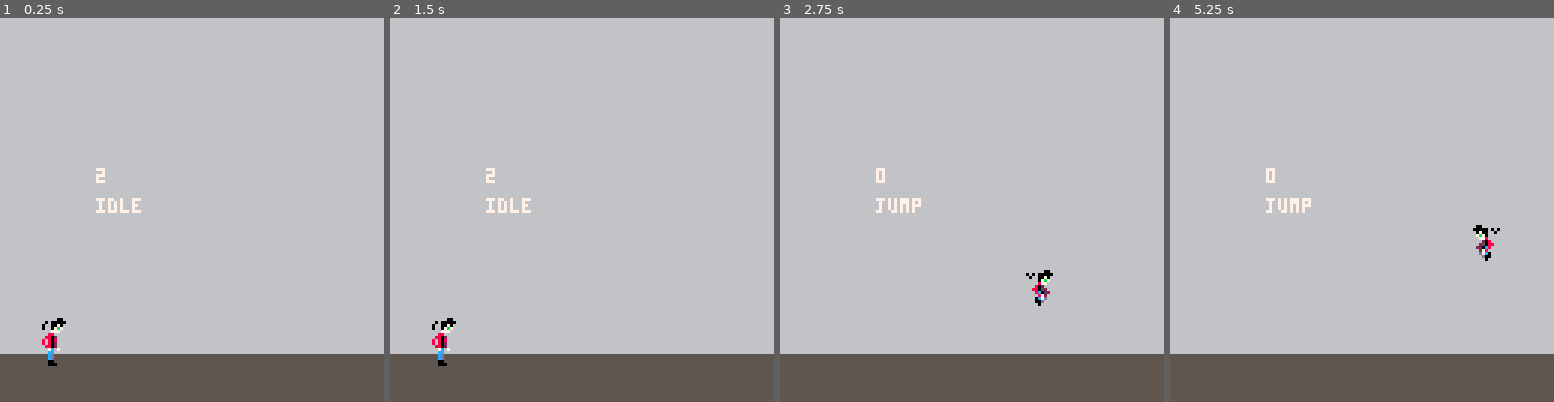
Above: before the commit, frames 1-4 (left to right).
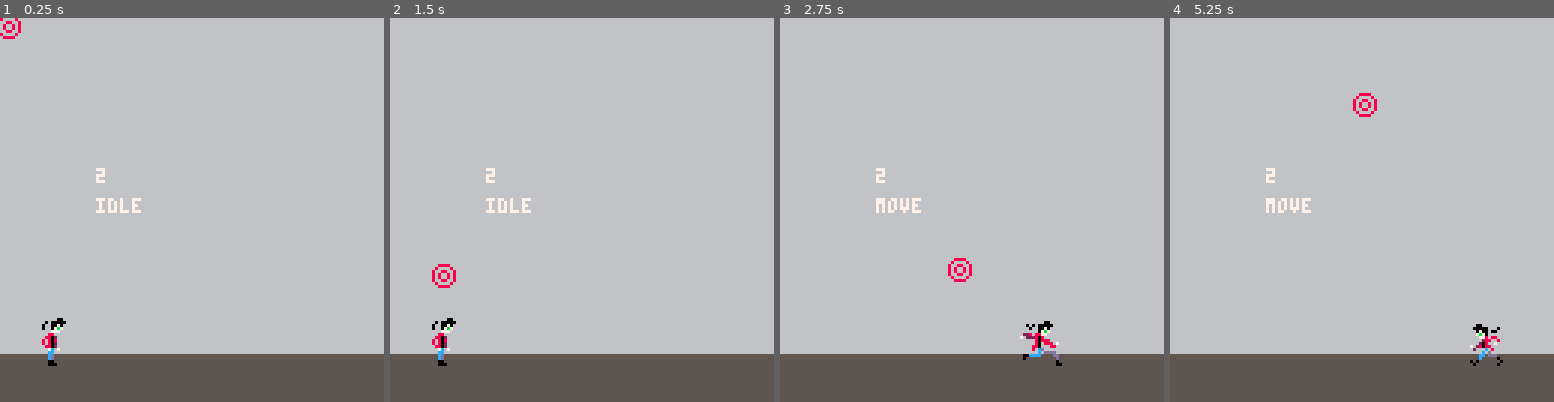
Above: after the commit, the same moments.

Repository: imELVEE/evils-edge
Game: PICO-8 cartridge simple-gravity.p8
Two runs of this game, one before a commit and one after it. Both use one fixed random seed, a clock stepped at 60 frames per second and the inputs below.
Inputs (mouse positions are in pixels of both pictures, inside the frame that each line leads up to):
- Up to frame 1 (0.25 s): no input
- Up to frame 2 (1.5 s): click (670, 121) at 0.67 s; click (436, 267) at 1.22 s
- Up to frame 3 (2.75 s): hold Right 1.6-2.1 s; click (887, 114) at 1.77 s; hold Up 2.15-2.42 s; click (952, 259) at 2.32 s; hold Right from 2.47 s (still down)
- Up to frame 4 (5.25 s): click (1404, 106) at 2.87 s; release Right at 3.03 s; hold Left 3.08-3.58 s; click (1465, 256) at 3.42 s; click (1231, 102) at 3.97 s; hold Right 4.02-4.68 s; click (1292, 248) at 4.52 s; hold Up 4.73-5.03 s; click (1354, 94) at 5.07 s; hold Left from 5.08 s (still down)

The runs differ from the first frame. In frame 1, 0.1% of the frame differs, in the area x 0-6%, y 0-6%; in frame 2, 0.2%; in frame 3, 1.0%, in the area x 25-74%, y 39-91%; in frame 4, 0.9%.

Commit message:
mouse targetting, i forgot to save

Diff:
--- a/simple-gravity.p8
+++ b/simple-gravity.p8
@@ -5,6 +5,7 @@
 	cls()
 	floor = 100
 	init_player()
+	mouse.init()
 end
 
 function _update()
@@ -17,6 +18,7 @@
 	cls()
 	map()
 	draw_sprite(player)
+	draw_target()
 	print(player.state,32,60, 7)
 	print(player.jumps,32,50, 7)
 end
@@ -81,6 +83,11 @@
 			unit.jump_frame = 1
 		end
 	end
+end
+
+function draw_target()
+	mx,my = mouse.pos()
+	spr(1,mx,my)
 end
 -->8
 // char logic
@@ -118,21 +125,19 @@
 	// randomize jump every call on floor
 	if (unit.y == floor) then
 		unit.jump_style = rnd(unit.jump_frames)
-	end
-
-	// double jump reset
-	if (unit.jumps > 0 and btn(2) and unit.jump_cycle > 2) then
-		unit.jump_style = rnd(unit.jump_frames)
-		unit.jumps = 0
-		unit.jump_cycle = 0;
+		unit.jumps = 2
 	end
 
 	// initial jump
 	if (btn(2)) then
 		unit.state = 'jump'
-		if (unit.jumps == 2) then
-			unit.jumps = 1
-		end
+	end
+
+	// double jump reset
+	if (unit.jumps > 0 and btnp(2)) then
+		unit.jump_style = rnd(unit.jump_frames)
+		unit.jumps -= 1
+		unit.jump_cycle = 0
 	end
 
 	// jump gravity
@@ -186,15 +191,39 @@
 	}
 	return player
 end
+-->8
+//mouse
+//from: https://www.lexaloffle.com/bbs/?tid=3549
+
+mouse = {
+  init = function()
+    poke(0x5f2d, 1)
+  end,
+  -- return int:x, int:y, onscreen:bool
+  pos = function()
+    local x,y = stat(32)-1,stat(33)-1
+    return stat(32)-1,stat(33)-1
+  end,
+  -- return int:button [0..4]
+  -- 0 .. no button
+  -- 1 .. left
+  -- 2 .. right
+  -- 4 .. middle
+  button = function()
+    return stat(34)
+  end,
+}
+
+
 __gfx__
-0000000000000000fffffffff00fffffffffffffffffffffffffffffffffffffffffffffffffffffffffffffffffffffffffffffffffffffffffffffffffffff
-0000000000000000fffff0f00000fffffffffffff00ffffffffffffffffffffffffffffffffffffffffffffffffffffffffffffff00ffffffffffffff00fffff
-0070070000000000ffff0ff0070fffffffff00f00000ffffffffffffffffffffffff0ffff00ffffffffffffff00fffffff70f0f00000f7ffff7f0ff00000f7ff
-0007700000000000ffff0ff07b7ffffffff0fff0070fffffffff0ffffffffffffff0f0f00000fffffff0f0f00000fffffff80ff0070f2ffffff0f0f0070f2fff
-0007700000000000fffffff777fffffffffffff07b7fffffffff0ffff00ffffffffffff0070fffffffff0ff0070fffffffff8ff07b72ffffffff8ff07b72ffff
-0070070000000000ffffff88fffffffffffffff777fffffffffff0f00000fffffffffff07b7ffffffffffff07b7ffffffffff8f7772ffffffffff8f7772fffff
-0000000000000000fffff8802fffffffffffff80fffffffffffffff0070ffffffffffff877fffffffffffff877ffffffffffff8828ffffffffffff8828ffffff
-0000000000000000ffff8f808ffffffffffff8802ffffffffffffff07b7fffffffffff802fffffffffffff802fffffffffffff80ffffffffffffff80ffffffff
+0000000000888800fffffffff00fffffffffffffffffffffffffffffffffffffffffffffffffffffffffffffffffffffffffffffffffffffffffffffffffffff
+0000000008000080fffff0f00000fffffffffffff00ffffffffffffffffffffffffffffffffffffffffffffffffffffffffffffff00ffffffffffffff00fffff
+0070070080088008ffff0ff0070fffffffff00f00000ffffffffffffffffffffffff0ffff00ffffffffffffff00fffffff70f0f00000f7ffff7f0ff00000f7ff
+0007700080800808ffff0ff07b7ffffffff0fff0070fffffffff0ffffffffffffff0f0f00000fffffff0f0f00000fffffff80ff0070f2ffffff0f0f0070f2fff
+0007700080800808fffffff777fffffffffffff07b7fffffffff0ffff00ffffffffffff0070fffffffff0ff0070fffffffff8ff07b72ffffffff8ff07b72ffff
+0070070080088008ffffff88fffffffffffffff777fffffffffff0f00000fffffffffff07b7ffffffffffff07b7ffffffffff8f7772ffffffffff8f7772fffff
+0000000008000080fffff8802fffffffffffff80fffffffffffffff0070ffffffffffff877fffffffffffff877ffffffffffff8828ffffffffffff8828ffffff
+0000000000888800ffff8f808ffffffffffff8802ffffffffffffff07b7fffffffffff802fffffffffffff802fffffffffffff80ffffffffffffff80ffffffff
 0000000000000000ffff8f802fffffffffff8f808ffffffffffffff777fffffffffff88052fffffffffff88052ffffffffffff80ffffffffffffff80ffffffff
 0000000000000000fffff8802fffffffffff8f802ffffffffffff8882fffffffffffff8c022fffffffffff8c022fffffffffff80ffffffffffffff80ffffffff
 0000000000000000ffffff7cf7fffffffffff87c2fffffffffff8f802ffffffffffffff872fffffffffffff872ffffffffffff8cffffffffffffff8cffffffff
